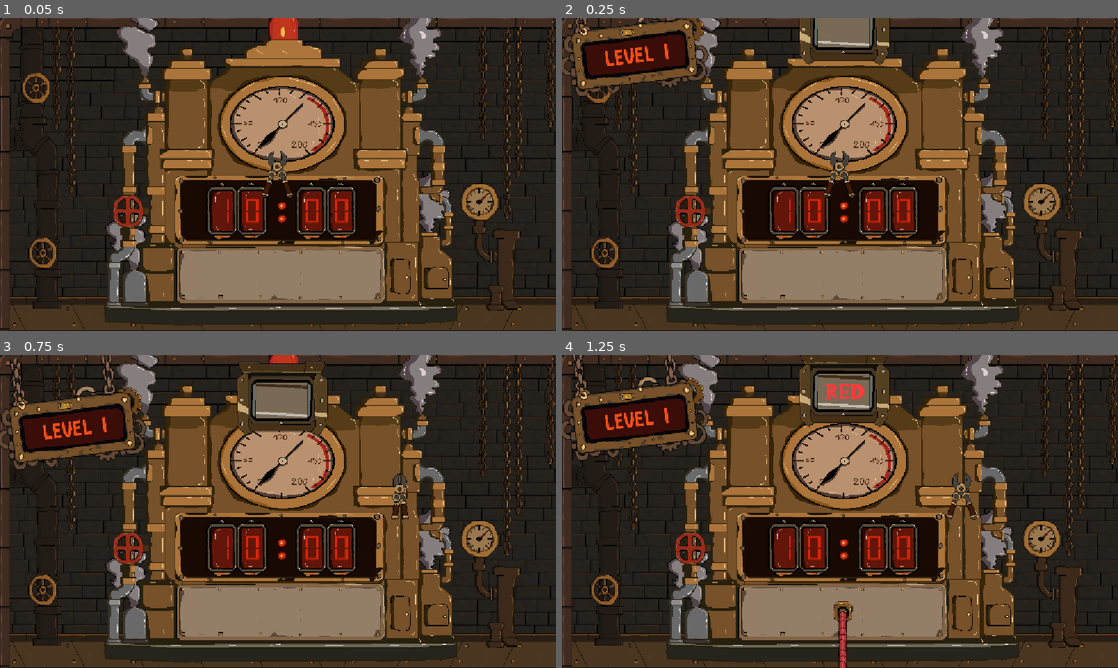
Above: before the commit, frames 1-4 (two rows, left to right).
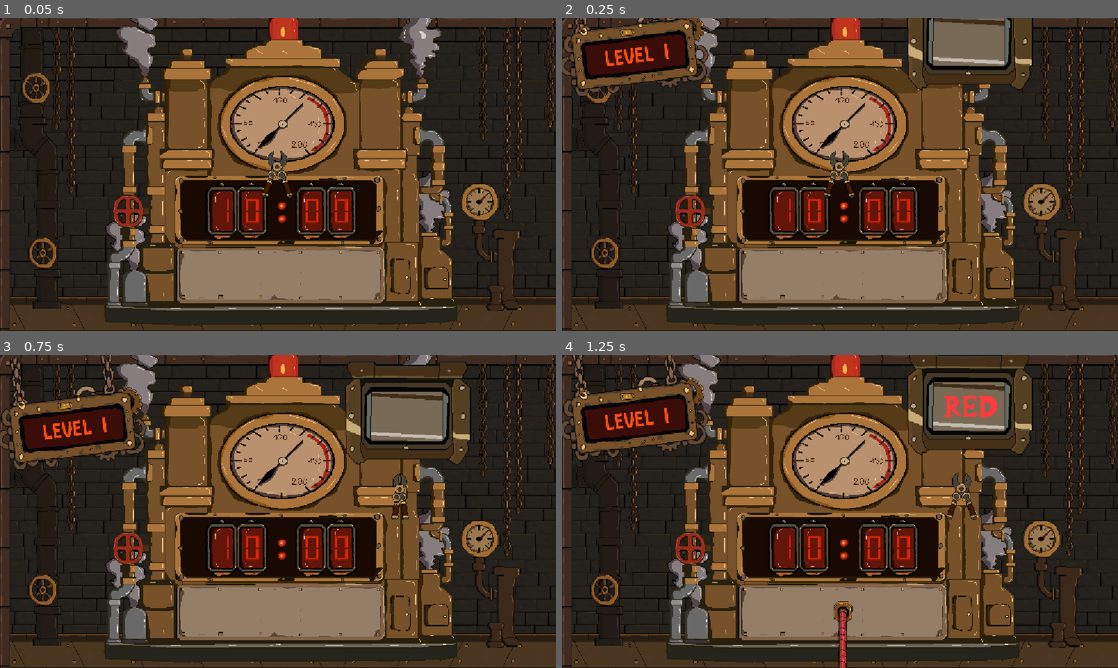
Above: after the commit, the same moments.

Repository: Coleim/cut_down_gmtk_2026
Game: Godot game, scene res://scenes/game_modes/GameStrongCables.tscn
The game is run twice, just before and just after one commit, with the same random seed, the same clock (stepped at 60 frames per second) and the same inputs. This scene is started directly instead of the project's main scene.
Inputs (mouse positions are in pixels of both pictures, inside the frame that each line leads up to):
- Up to frame 1 (0.05 s): no input
- Up to frame 2 (0.25 s): no input
- Up to frame 3 (0.75 s): tap Enter at 0.5 s; move the mouse to (400, 495) at 0.52 s; hold Right from 0.53 s (still down); click (400, 495) at 0.67 s
- Up to frame 4 (1.25 s): keep holding Right

Frame 1 is identical in both runs. In frame 2, 6.2% of the frame differs, in the area x 42-85%, y 0-24%; in frame 3, 9.2%, in the area x 42-85%, y 2-36%; in frame 4, 8.6%.

Commit message:
Update scenes

Diff:
--- a/scenes/game_modes/GameBase.tscn
+++ b/scenes/game_modes/GameBase.tscn
@@ -292,7 +292,8 @@
 texture = ExtResource("11_60iot")
 
 [node name="ColorSelector" type="Sprite2D" parent="." unique_id=1020373860]
-position = Vector2(590, 84)
+position = Vector2(852, 118.00001)
+scale = Vector2(1.385, 1.385)
 texture = ExtResource("2_365ku")
 
 [node name="CutText" type="Sprite2D" parent="ColorSelector" unique_id=1484895900]
--- a/scenes/game_modes/GameStrongCables.tscn
+++ b/scenes/game_modes/GameStrongCables.tscn
@@ -1,7 +1,7 @@
 [gd_scene format=3 uid="uid://bkpr4ktqi20wm"]
 
 [ext_resource type="PackedScene" uid="uid://gamebase001" path="res://scenes/game_modes/GameBase.tscn" id="1_2cr05"]
-[ext_resource type="Script" uid="uid://beei14wnfcrs0" path="res://scripts/game_modes/GameStringCables.gd" id="2_0h61s"]
+[ext_resource type="Script" uid="uid://beei14wnfcrs0" path="res://scripts/game_modes/GameStrongCables.gd" id="2_0h61s"]
 
 [node name="GameStringCables" unique_id=1723724464 instance=ExtResource("1_2cr05")]
 script = ExtResource("2_0h61s")
--- a/scripts/autoload/GameManager.gd
+++ b/scripts/autoload/GameManager.gd
@@ -16,7 +16,7 @@
 	STANDARD,
 	TIMER_GONE,
 	REVERSE,
-	STRING_CABLES,
+	STRONG_CABLES,
 }
 
 # ---------------------------------------------------------------------------
@@ -135,9 +135,9 @@
 func get_mode_for_group(group: int) -> GameMode:
 	match group:
 		1: return GameMode.STANDARD
-		2: return GameMode.TIMER_GONE
-		3: return GameMode.REVERSE
-		4: return GameMode.STRING_CABLES
+		2: return GameMode.STRONG_CABLES
+		3: return GameMode.TIMER_GONE
+		4: return GameMode.REVERSE
 		_: return GameMode.STANDARD
 
 
@@ -145,8 +145,8 @@
 	match mode:
 		GameMode.STANDARD:      return "STANDARD"
 		GameMode.TIMER_GONE:    return "TIMER GONE"
-		GameMode.REVERSE:       return "REVERSE"
-		GameMode.STRING_CABLES: return "STRING CABLES"
+		GameMode.REVERSE:       return "REVERSED"
+		GameMode.STRONG_CABLES: return "STRONG CABLES"
 	return "STANDARD"
 
 
@@ -155,7 +155,7 @@
 		GameMode.STANDARD:      return "res://scenes/game_modes/GameStandard.tscn"
 		GameMode.TIMER_GONE:    return "res://scenes/game_modes/GameTimerGone.tscn"
 		GameMode.REVERSE:       return "res://scenes/game_modes/GameReverse.tscn"
-		GameMode.STRING_CABLES: return "res://scenes/game_modes/GameStringCables.tscn"
+		GameMode.STRONG_CABLES: return "res://scenes/game_modes/GameStrongCables.tscn"
 	return "res://scenes/game_modes/GameStandard.tscn"
 
 
--- a/scripts/game_modes/GameBase.gd
+++ b/scripts/game_modes/GameBase.gd
@@ -129,7 +129,7 @@
 			_mode_label.visible     = false
 			_level_sprite.stop()
 			_level_sprite.animation = "default"
-			_level_sprite.frame     = clampi(GameManager.current_level_in_group - 1, 0, 8)
+			_level_sprite.frame     = clampi(GameManager.current_level_in_group - 1, 0, 4)
 		_:  # ENDLESS / CHALLENGE
 			_level_sprite.visible = false
 			_mode_label.visible   = true
Not shown, added: assets/ConceptArts/ChatGPT Image 30 juil. 2026, 22_47_41.png.import
Not shown, added: assets/ConceptArts/gpt-image-1.5_Concept_art_sheet_for_a_fictional_2D_pixel-art_puzzle_game._Create_a_single_conc-0.jpg.import
Not shown, added: assets/ConceptArts/gpt-image-2_Concept_art_sheet_for_a_fictional_2D_pixel-art_puzzle_game._Create_a_single_conc-0 copy.jpg.import
Not shown, added: assets/ConceptArts/gpt-image-2_Concept_art_sheet_for_a_fictional_2D_pixel-art_puzzle_game._Create_a_single_conc-0(1).jpg.import
Not shown, added: assets/ConceptArts/levels.jpg.import
Not shown, added: assets/ConceptArts/reversemode.jpg.import
Not shown, added: assets/ConceptArts/rewversmode2.jpg.import
Renamed: scripts/game_modes/GameStringCables.gd -> scripts/game_modes/GameStrongCables.gd
Renamed: scripts/game_modes/GameStringCables.gd.uid -> scripts/game_modes/GameStrongCables.gd.uid
